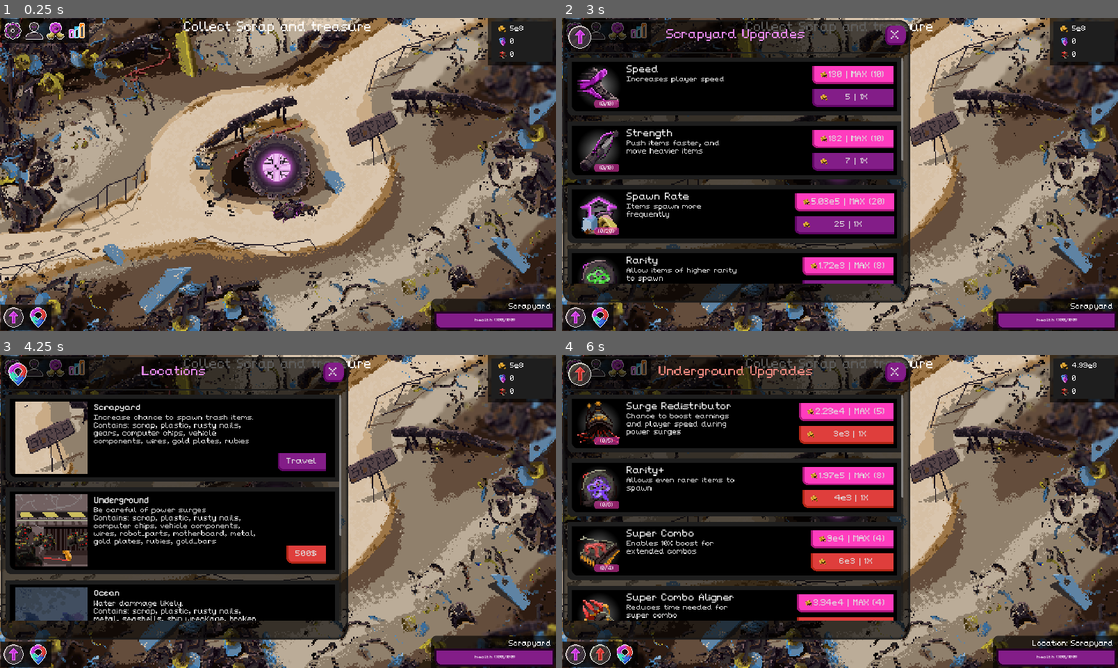
Above: before the commit, frames 1-4 (two rows, left to right).
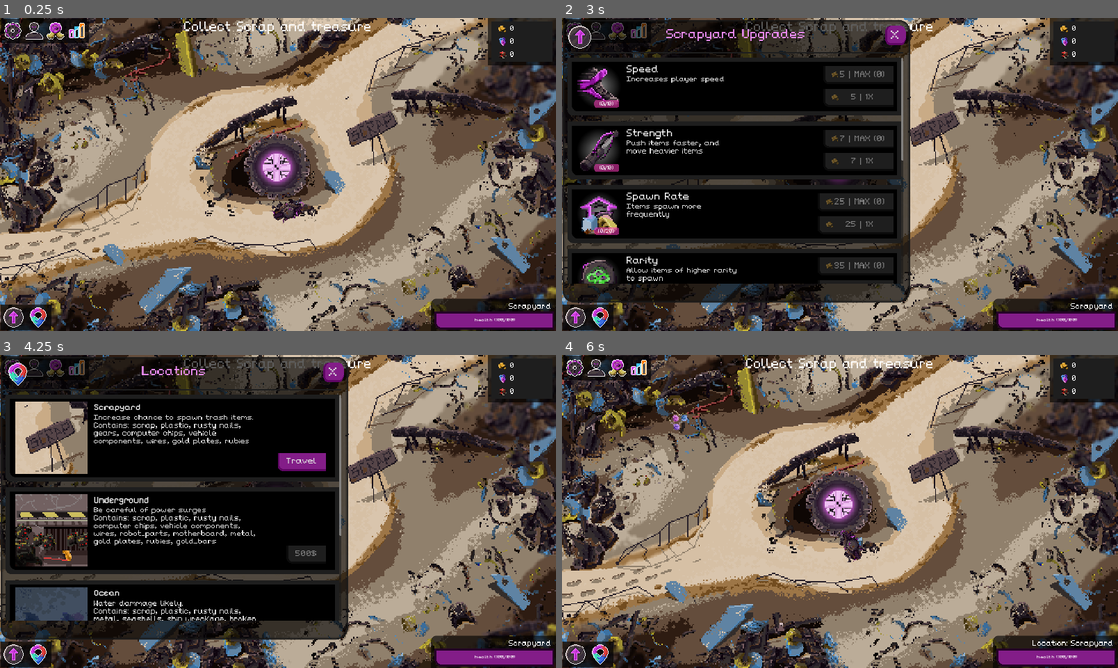
Above: after the commit, the same moments.

Repository: NathanHeaton/Robo-revolution
Game: Godot game, scene res://Main/main.tscn
The game is run twice, just before and just after one commit, with the same random seed, the same clock (stepped at 60 frames per second) and the same inputs. Sound files missing from this copy of the repository are replaced by a short silence.
Inputs (mouse positions are in pixels of both pictures, inside the frame that each line leads up to):
- Up to frame 1 (0.25 s): no input
- Up to frame 2 (3 s): click (595, 30) at 0.5 s; click (617, 30) at 1.25 s; click (639, 30) at 2 s; click (573, 318) at 2.75 s
- Up to frame 3 (4.25 s): click (38, 655) at 3.5 s
- Up to frame 4 (6 s): click "Travel" at 4.25 s; click "500$" (after the commit: "Travel") at 5 s; click (600, 655) at 5.77 s

The runs differ from the first frame. In frame 1, less than 0.1% of the frame differs, in the area x 91-95%, y 2-5%; in frame 2, 6.6%; in frame 3, 0.4%; in frame 4, 52%, in the area x 0-97%, y 0-100%.

Commit message:
added cheat menu to settings

Diff:
--- a/robo-revolution/Main/main.gd
+++ b/robo-revolution/Main/main.gd
@@ -8,7 +8,7 @@
 
 func _ready() -> void:
 	newGame()
-	Money.MONEY = 500000000
+	Money.MONEY = 0
 	Money.POWER_C = 0
 	GameStats.set_stat("luck","item_spawn_region", Rect2(Vector2(30,30),Vector2(1920 - 60, 1080 - 60)))
 	ItemData.connect("collected_item",Callable(self,"_on_item_collector_collect"))
--- a/robo-revolution/UI/hud.gd
+++ b/robo-revolution/UI/hud.gd
@@ -272,3 +272,13 @@
 		_start_combo()
 	$start_combo.wait_time = randi_range(5,40)
 	$start_combo.start()
+
+
+
+func _on_line_edit_text_submitted(new_text: String) -> void:
+	var money_inputed = new_text
+
+	print(float(money_inputed))
+
+	if (float(money_inputed) > 0):
+		Money.MONEY = float(money_inputed)
--- a/robo-revolution/UI/hud.tscn
+++ b/robo-revolution/UI/hud.tscn
@@ -1696,7 +1696,7 @@
 theme_override_constants/separation = 20
 
 [node name="audio_settings" type="PanelContainer" parent="settings_panel/settings_content/ScrollContainer/settings"]
-custom_minimum_size = Vector2(600, 400)
+custom_minimum_size = Vector2(700, 0)
 layout_mode = 2
 size_flags_horizontal = 4
 size_flags_vertical = 4
@@ -1727,7 +1727,6 @@
 vertical_alignment = 1
 
 [node name="music_panel" type="PanelContainer" parent="settings_panel/settings_content/ScrollContainer/settings/audio_settings/HFlowContainer"]
-custom_minimum_size = Vector2(80, 120)
 layout_mode = 2
 size_flags_horizontal = 3
 theme_override_styles/panel = SubResource("StyleBoxFlat_cq68x")
@@ -1744,7 +1743,7 @@
 value = 100.0
 
 [node name="sfx_panel" type="PanelContainer" parent="settings_panel/settings_content/ScrollContainer/settings/audio_settings/HFlowContainer"]
-custom_minimum_size = Vector2(80, 160)
+custom_minimum_size = Vector2(0, 140)
 layout_mode = 2
 size_flags_horizontal = 3
 theme_override_styles/panel = SubResource("StyleBoxFlat_cq68x")
@@ -1761,7 +1760,7 @@
 value = 100.0
 
 [node name="sfx_panel2" type="PanelContainer" parent="settings_panel/settings_content/ScrollContainer/settings/audio_settings/HFlowContainer"]
-custom_minimum_size = Vector2(80, 160)
+custom_minimum_size = Vector2(80, 140)
 layout_mode = 2
 size_flags_horizontal = 3
 theme_override_styles/panel = SubResource("StyleBoxFlat_cq68x")
@@ -1779,7 +1778,7 @@
 value = 100.0
 
 [node name="display_settings" type="PanelContainer" parent="settings_panel/settings_content/ScrollContainer/settings"]
-custom_minimum_size = Vector2(600, 400)
+custom_minimum_size = Vector2(600, 0)
 layout_mode = 2
 size_flags_horizontal = 4
 size_flags_vertical = 4
@@ -1829,25 +1828,49 @@
 "
 alignment = 1
 
-[node name="credit" type="PanelContainer" parent="settings_panel/settings_content/ScrollContainer/settings"]
-custom_minimum_size = Vector2(600, 400)
+[node name="credits_cheats" type="PanelContainer" parent="settings_panel/settings_content/ScrollContainer/settings"]
+custom_minimum_size = Vector2(600, 0)
 layout_mode = 2
 size_flags_horizontal = 4
 size_flags_vertical = 4
 theme_override_styles/panel = SubResource("StyleBoxFlat_xe6n0")
 
-[node name="HFlowContainer" type="GridContainer" parent="settings_panel/settings_content/ScrollContainer/settings/credit"]
+[node name="HFlowContainer" type="GridContainer" parent="settings_panel/settings_content/ScrollContainer/settings/credits_cheats"]
 layout_mode = 2
 theme_override_constants/h_separation = 16
 theme_override_constants/v_separation = 16
 
-[node name="Audio2" type="Label" parent="settings_panel/settings_content/ScrollContainer/settings/credit/HFlowContainer"]
+[node name="Audio2" type="Label" parent="settings_panel/settings_content/ScrollContainer/settings/credits_cheats/HFlowContainer"]
 layout_mode = 2
 size_flags_horizontal = 0
 size_flags_vertical = 0
 theme_override_font_sizes/font_size = 24
-text = "Music, art, and code by Nathan Heaton"
+text = "credits/cheats
+"
 vertical_alignment = 1
+
+[node name="cheats" type="PanelContainer" parent="settings_panel/settings_content/ScrollContainer/settings/credits_cheats/HFlowContainer"]
+layout_mode = 2
+size_flags_horizontal = 3
+theme_override_styles/panel = SubResource("StyleBoxFlat_cq68x")
+
+[node name="LineEdit" type="LineEdit" parent="settings_panel/settings_content/ScrollContainer/settings/credits_cheats/HFlowContainer/cheats"]
+layout_mode = 2
+placeholder_text = "enter money"
+expand_to_text_length = true
+clear_button_enabled = true
+flat = true
+
+[node name="credits" type="PanelContainer" parent="settings_panel/settings_content/ScrollContainer/settings/credits_cheats/HFlowContainer"]
+layout_mode = 2
+size_flags_horizontal = 3
+theme_override_styles/panel = SubResource("StyleBoxFlat_cq68x")
+
+[node name="Label" type="Label" parent="settings_panel/settings_content/ScrollContainer/settings/credits_cheats/HFlowContainer/credits"]
+layout_mode = 2
+size_flags_horizontal = 0
+size_flags_vertical = 0
+text = "Credit: Music, art, and code by Nathan Heaton"
 
 [node name="stats_panel" type="Panel" parent="."]
 visible = false
@@ -1961,5 +1984,6 @@
 [connection signal="value_changed" from="settings_panel/settings_content/ScrollContainer/settings/audio_settings/HFlowContainer/sfx_panel/sfx_slider" to="settings_panel" method="_on_sfx_slider_value_changed"]
 [connection signal="value_changed" from="settings_panel/settings_content/ScrollContainer/settings/audio_settings/HFlowContainer/sfx_panel2/master_slider" to="settings_panel" method="_on_master_slider_value_changed"]
 [connection signal="toggled" from="settings_panel/settings_content/ScrollContainer/settings/display_settings/HFlowContainer/full_screen/GridContainer/MenuButton2" to="settings_panel" method="_on_menu_button_2_toggled"]
+[connection signal="text_submitted" from="settings_panel/settings_content/ScrollContainer/settings/credits_cheats/HFlowContainer/cheats/LineEdit" to="." method="_on_line_edit_text_submitted"]
 [connection signal="pressed" from="stats_panel/Alien_Close_Button" to="." method="_on_alien_close_button_pressed"]
 [connection signal="timeout" from="start_combo" to="." method="_on_start_combo_timeout"]
